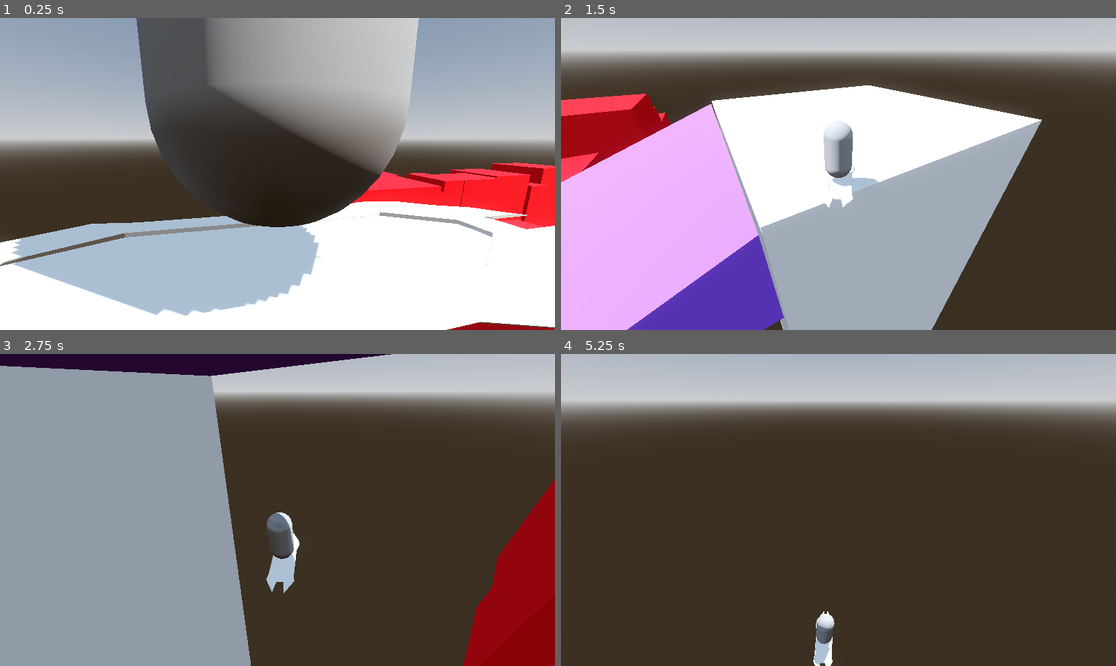
Above: before the commit, frames 1-4 (two rows, left to right).
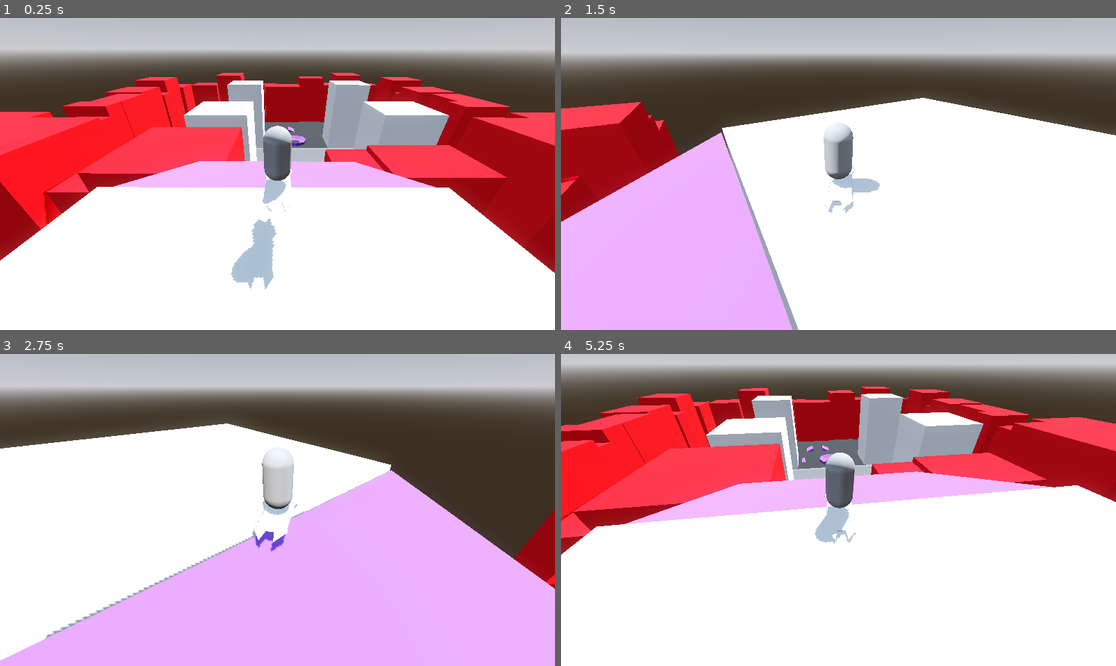
Above: after the commit, the same moments.

Repository: highrower/big-mode-26
Game: Godot game, scene res://Worlds/prototype_level.tscn
Two runs of this game, one before a commit and one after it. Both use one fixed random seed, a clock stepped at 60 frames per second and the inputs below.
Inputs (mouse positions are in pixels of both pictures, inside the frame that each line leads up to):
- Up to frame 1 (0.25 s): no input
- Up to frame 2 (1.5 s): tap Enter at 0.5 s; move the mouse to (960, 158) at 0.52 s; hold D (move_right) 0.53-1.28 s; click (960, 158) at 0.6 s; tap Space (jump) at 0.77 s; move the mouse to (727, 189) at 1.27 s; hold S (brake) from 1.28 s (still down); tap Shift (drift) at 1.35 s
- Up to frame 3 (2.75 s): tap Space (jump) at 1.52 s; move the mouse to (333, 441) at 2.02 s; release S (brake) at 2.03 s; hold D (move_right) from 2.03 s (still down); click (333, 441) at 2.1 s
- Up to frame 4 (5.25 s): move the mouse to (810, 572) at 2.77 s; release D (move_right) at 2.78 s; hold W (accelerate) 2.78-3.53 s; tap Shift (drift) at 2.85, 4.35 s; tap Space (jump) at 3.02, 3.77, 4.52 s; move the mouse to (1005, 556) at 3.52 s; hold A (move_left) 3.53-5.03 s; click (1005, 556) at 3.6 s; move the mouse to (672, 463) at 4.27 s; move the mouse to (866, 510) at 5.02 s; hold S (brake) from 5.03 s (still down); click (866, 510) at 5.1 s

The runs differ from the first frame. In frame 1, 73% of the frame differs, in the area x 0-100%, y 0-100%; in frame 2, 47%; in frame 3, 78%; in frame 4, 97%.

Commit message:
Animations and models added
Added Player and enemy models with animations.

Diff:
--- a/Worlds/prototype_level.tscn
+++ b/Worlds/prototype_level.tscn
@@ -50,7 +50,19 @@
 shadow_enabled = true
 
 [node name="Player" parent="." unique_id=518666012 instance=ExtResource("1_w0yvr")]
-transform = Transform3D(1, 0, 0, 0, 1, 0, 0, 0, 1, -34.26403, 136.18025, 230.19012)
+transform = Transform3D(1, 0, 0, 0, 1, 0, 0, 0, 1, -10.271217, 136.18025, 230.19012)
+
+[node name="FrontRight" parent="Player/Hover" parent_id_path=PackedInt32Array(518666012, 224496255) index="1" unique_id=510855177]
+target_position = Vector3(0, -1, 0)
+
+[node name="BackLeft" parent="Player/Hover" parent_id_path=PackedInt32Array(518666012, 224496255) index="2" unique_id=96208573]
+target_position = Vector3(0, -1, 0)
+
+[node name="BackRight" parent="Player/Hover" parent_id_path=PackedInt32Array(518666012, 224496255) index="3" unique_id=844165943]
+target_position = Vector3(0, -1, 0)
+
+[node name="Camera3D" parent="Player" index="2" unique_id=387855202]
+transform = Transform3D(1, 0, 0, 0, 0.68234295, 0.73103225, 0, -0.73103225, 0.68234295, -9.564308, 150.5753, 244.68863)
 
 [node name="NavigationRegion3D" type="NavigationRegion3D" parent="." unique_id=1203247307]
 navigation_mesh = SubResource("NavigationMesh_u15jy")
@@ -438,3 +450,6 @@
 }
 spawn_rate = 10.0
 spawn_bounds = Vector3(0, 0, 0)
+
+[editable path="Player"]
+[editable path="PoliceEnemy"]
--- /dev/null
+++ b/enemies/enemy_model.tscn
@@ -0,0 +1,47 @@
+[gd_scene format=3 uid="uid://btf2hv7lawc6v"]
+
+[ext_resource type="PackedScene" uid="uid://dynfg8fg2jnxa" path="res://Assets/Enemy/Enemy Model.glb" id="1_m07lh"]
+[ext_resource type="AnimationLibrary" uid="uid://db1to8m16mraw" path="res://Assets/Enemy/Enemy animations.glb" id="2_ug41m"]
+
+[sub_resource type="AnimationNodeAnimation" id="AnimationNodeAnimation_ug41m"]
+animation = &"Enemy animations/Enemy Recover"
+
+[sub_resource type="AnimationNodeAnimation" id="AnimationNodeAnimation_a5o5s"]
+animation = &"Enemy animations/Enemy Run"
+
+[sub_resource type="AnimationNodeAnimation" id="AnimationNodeAnimation_1n2yc"]
+animation = &"Enemy animations/Enemy Throw"
+
+[sub_resource type="AnimationNodeStateMachineTransition" id="AnimationNodeStateMachineTransition_vxxlm"]
+switch_mode = 2
+advance_mode = 2
+
+[sub_resource type="AnimationNodeStateMachineTransition" id="AnimationNodeStateMachineTransition_1n2yc"]
+advance_mode = 2
+
+[sub_resource type="AnimationNodeStateMachineTransition" id="AnimationNodeStateMachineTransition_vrea4"]
+
+[sub_resource type="AnimationNodeStateMachineTransition" id="AnimationNodeStateMachineTransition_delp7"]
+switch_mode = 2
+advance_mode = 2
+
+[sub_resource type="AnimationNodeStateMachine" id="AnimationNodeStateMachine_ug41m"]
+"states/Enemy animations_Enemy Recover/node" = SubResource("AnimationNodeAnimation_ug41m")
+"states/Enemy animations_Enemy Recover/position" = Vector2(218, -35)
+"states/Enemy animations_Enemy Run/node" = SubResource("AnimationNodeAnimation_a5o5s")
+"states/Enemy animations_Enemy Run/position" = Vector2(450, 97)
+"states/Enemy animations_Enemy Throw/node" = SubResource("AnimationNodeAnimation_1n2yc")
+"states/Enemy animations_Enemy Throw/position" = Vector2(629, -35)
+transitions = ["Enemy animations_Enemy Throw", "Enemy animations_Enemy Recover", SubResource("AnimationNodeStateMachineTransition_vxxlm"), "Start", "Enemy animations_Enemy Run", SubResource("AnimationNodeStateMachineTransition_1n2yc"), "Enemy animations_Enemy Run", "Enemy animations_Enemy Throw", SubResource("AnimationNodeStateMachineTransition_vrea4"), "Enemy animations_Enemy Recover", "Enemy animations_Enemy Run", SubResource("AnimationNodeStateMachineTransition_delp7")]
+graph_offset = Vector2(-220, -81)
+
+[node name="EnemyModelHolder" type="Node3D" unique_id=849311592]
+
+[node name="Enemy Model" parent="." unique_id=1401620240 instance=ExtResource("1_m07lh")]
+
+[node name="EnemyAnimation" type="AnimationPlayer" parent="Enemy Model" unique_id=1428810713]
+"libraries/Enemy animations" = ExtResource("2_ug41m")
+
+[node name="AnimationTree" type="AnimationTree" parent="Enemy Model" unique_id=1105477025]
+tree_root = SubResource("AnimationNodeStateMachine_ug41m")
+anim_player = NodePath("../EnemyAnimation")
--- /dev/null
+++ b/player/player_model.gd
@@ -0,0 +1,40 @@
+extends Node3D
+
+@export var animation_ease: float = 5.0
+
+@onready var player_animations: AnimationPlayer = $PlayerAnimations
+@onready var animation_tree: AnimationTree = $AnimationTree
+@onready var playback: AnimationNodeStateMachinePlayback = animation_tree["parameters/playback"]
+
+var run_weight_target :Vector2
+var current_run_path : String = ""
+
+func _ready() -> void:
+	#Sets animation playback to animation set
+	current_run_path = "parameters/Hover Pivot/blend_position"
+
+func _process(delta: float) -> void:
+	#Move Current animation to next one over time
+	animation_smooth(delta)
+	#Gets Inputs and gives them to the animation tree
+	var input_dir := Input.get_vector("move_right", "move_left", "brake", "accelerate")
+	var direction := (transform.basis * Vector3(input_dir.x, 0, input_dir.y)).normalized()
+	if direction:
+		run_weight_target = Vector2(direction.x,direction.z)
+	else:
+		run_weight_target = Vector2(0,0)
+
+
+func animation_smooth(delta: float) -> void:
+	#Left aand Right
+	animation_tree[current_run_path].x = move_toward(
+		animation_tree[current_run_path].x,
+		run_weight_target.x,
+		delta * animation_ease
+	)
+	#Fowards and Backwards
+	animation_tree[current_run_path].y = move_toward(
+		animation_tree[current_run_path].y,
+		-run_weight_target.y,
+		delta * animation_ease
+	)
--- /dev/null
+++ b/player/player_model.tscn
@@ -0,0 +1,48 @@
+[gd_scene format=3 uid="uid://bv1ioe4rqhxqm"]
+
+[ext_resource type="PackedScene" uid="uid://b0to0b2t4tyor" path="res://Assets/Player/Player Model.glb" id="1_70xuj"]
+[ext_resource type="Script" uid="uid://cemk4vwyrl5vo" path="res://player/player_model.gd" id="1_nis8b"]
+[ext_resource type="AnimationLibrary" uid="uid://npx05d3v7rhf" path="res://Assets/Player/Player Animations.glb" id="2_65fbn"]
+
+[sub_resource type="AnimationNodeAnimation" id="AnimationNodeAnimation_nis8b"]
+animation = &"Player Animations/Player Lean Foward"
+
+[sub_resource type="AnimationNodeAnimation" id="AnimationNodeAnimation_4xcvv"]
+animation = &"Player Animations/Player Lean Backwards"
+
+[sub_resource type="AnimationNodeAnimation" id="AnimationNodeAnimation_mstlb"]
+animation = &"Player Animations/Player Lean Right"
+
+[sub_resource type="AnimationNodeAnimation" id="AnimationNodeAnimation_ugfh7"]
+animation = &"Player Animations/Player Lean Left"
+
+[sub_resource type="AnimationNodeBlendSpace2D" id="AnimationNodeBlendSpace2D_b6qoi"]
+blend_point_0/node = SubResource("AnimationNodeAnimation_nis8b")
+blend_point_0/pos = Vector2(0, 1)
+blend_point_1/node = SubResource("AnimationNodeAnimation_4xcvv")
+blend_point_1/pos = Vector2(0, -1)
+blend_point_2/node = SubResource("AnimationNodeAnimation_mstlb")
+blend_point_2/pos = Vector2(1, 0)
+blend_point_3/node = SubResource("AnimationNodeAnimation_ugfh7")
+blend_point_3/pos = Vector2(-1, 0)
+
+[sub_resource type="AnimationNodeStateMachineTransition" id="AnimationNodeStateMachineTransition_nis8b"]
+advance_mode = 2
+
+[sub_resource type="AnimationNodeStateMachine" id="AnimationNodeStateMachine_nis8b"]
+"states/Hover Pivot/node" = SubResource("AnimationNodeBlendSpace2D_b6qoi")
+"states/Hover Pivot/position" = Vector2(560, 66)
+transitions = ["Start", "Hover Pivot", SubResource("AnimationNodeStateMachineTransition_nis8b")]
+
+[node name="PlayerModelHolder" type="Node3D" unique_id=624723337]
+script = ExtResource("1_nis8b")
+
+[node name="Player Model" parent="." unique_id=341180623 instance=ExtResource("1_70xuj")]
+
+[node name="PlayerAnimations" type="AnimationPlayer" parent="Player Model" unique_id=1762213404]
+"libraries/Player Animations" = ExtResource("2_65fbn")
+
+[node name="AnimationTree" type="AnimationTree" parent="Player Model" unique_id=1729071956]
+tree_root = SubResource("AnimationNodeStateMachine_nis8b")
+anim_player = NodePath("../PlayerAnimations")
+"parameters/Hover Pivot/blend_position" = Vector2(0.0005339384, 0.042654037)
Binary file changed: Assets/Enemy/Enemy Model.glb
Binary file added: Assets/Enemy/Enemy Model_Enemy_export_Enemy_BaseColor.png
Not shown, added: Assets/Enemy/Enemy Model_Enemy_export_Enemy_BaseColor.png.import
Binary file added: Assets/Enemy/Enemy Model_Enemy_export_Enemy_Metallic-Enemy_export_Enemy_Roughness.png
Not shown, added: Assets/Enemy/Enemy Model_Enemy_export_Enemy_Metallic-Enemy_export_Enemy_Roughness.png.import
Binary file added: Assets/Player/Player Animations.glb
Not shown, added: Assets/Player/Player Animations.glb.import
Binary file added: Assets/Player/Player Model.glb
Not shown, changed: Assets/Player/Player Model.glb.import
Binary file added: Assets/Player/Player Model_player_LOW_arms_BaseColor.png
Not shown, added: Assets/Player/Player Model_player_LOW_arms_BaseColor.png.import
Binary file added: Assets/Player/Player Model_player_LOW_arms_Metallic-player_LOW_arms_Roughness.png
(and 52 more such lines)
